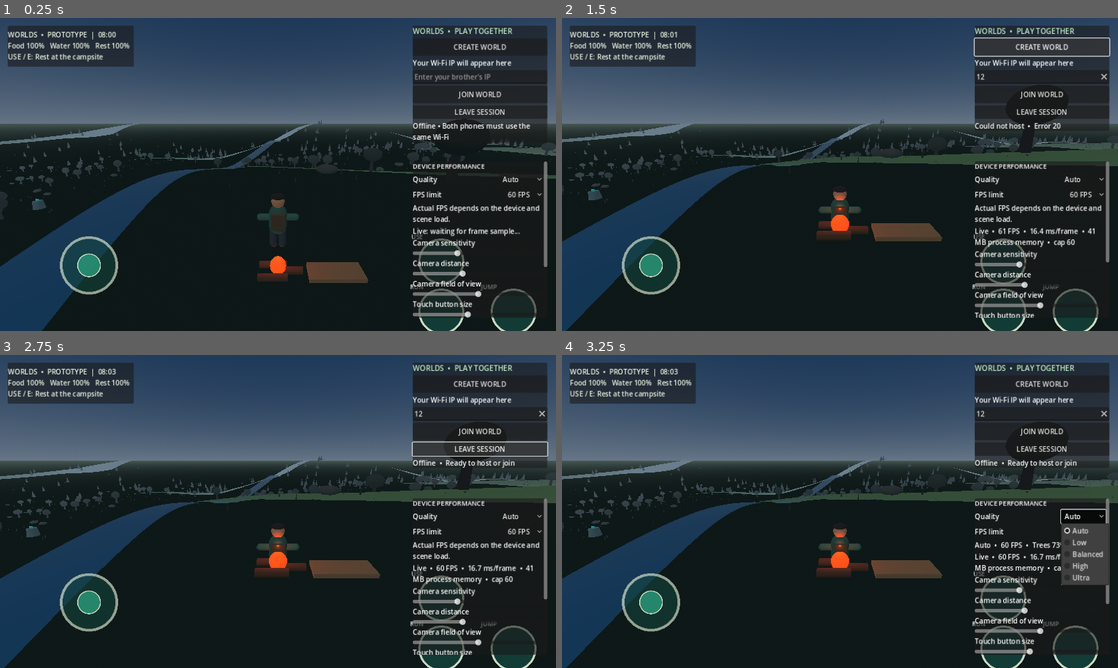
Above: before the commit, frames 1-4 (two rows, left to right).
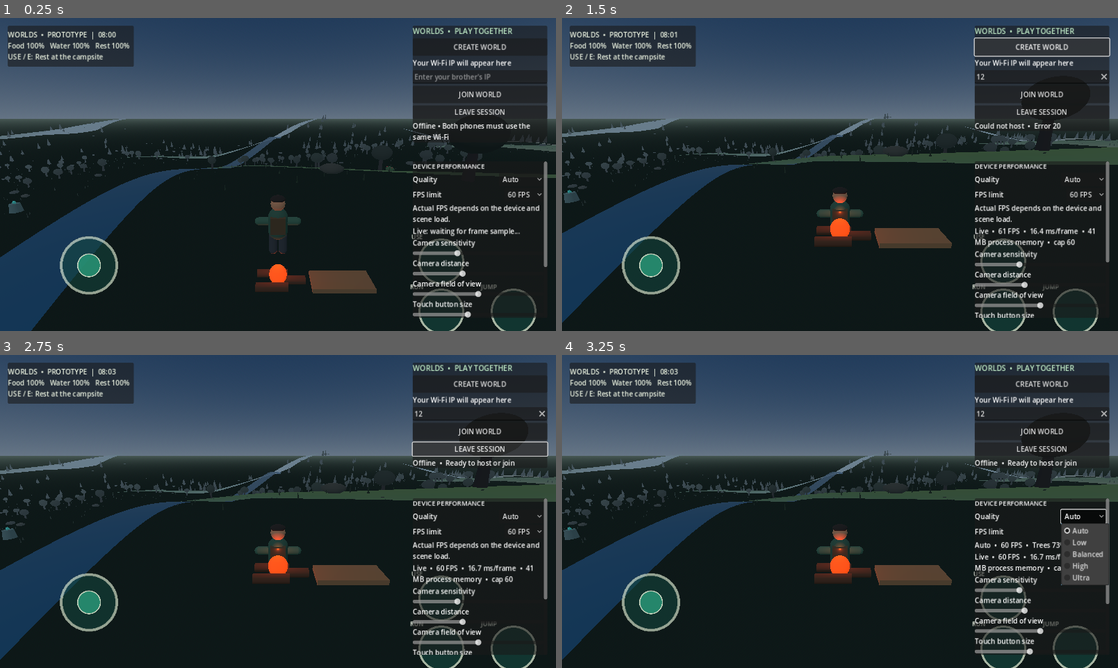
Above: after the commit, the same moments.

Repository: loayh523-lab/WORLDS
Game: Godot game, scene res://scenes/main.tscn
Same seed, same stepped clock (60 frames per second), same inputs: the game is played once before the commit and once after it.
Inputs (mouse positions are in pixels of both pictures, inside the frame that each line leads up to):
- Up to frame 1 (0.25 s): no input
- Up to frame 2 (1.5 s): click (1040, 77) at 0.52 s; type "12" at 0.6 s; click "CREATE WORLD" at 1.25 s
- Up to frame 3 (2.75 s): click "LEAVE SESSION" at 2 s
- Up to frame 4 (3.25 s): click "Auto" at 2.75 s

The runs differ from the first frame. In frame 1, 8.2% of the frame differs, in the area x 0-100%, y 30-100%; in frame 2, 8.2%; in frame 3, 8.2%; in frame 4, 8.3%, in the area x 0-100%, y 20-100%.

Commit message:
Persist and apply mobile camera and control settings consistently

Diff:
--- a/scripts/main.gd
+++ b/scripts/main.gd
@@ -86,6 +86,11 @@
 var settings_panel: PanelContainer
 var layout_status_label: Label
 var metrics_label: Label
+var camera_sensitivity_slider: HSlider
+var camera_distance_slider: HSlider
+var camera_fov_slider: HSlider
+var control_scale_slider: HSlider
+var button_opacity_slider: HSlider
 var metrics_refresh_timer := 0.0
 
 func _ready() -> void:
@@ -117,6 +122,11 @@
     _create_hud()
     print("WORLDS_STAGE hud")
     _load_game()
+    _on_camera_distance_changed(camera_distance)
+    _on_camera_fov_changed(camera_fov)
+    _on_button_opacity_changed(button_opacity)
+    _on_control_scale_changed(control_scale)
+    _sync_settings_sliders()
     _apply_quality_preset(0)
     Engine.max_fps = current_fps_target
     var command_args := OS.get_cmdline_user_args()
@@ -916,57 +926,57 @@
     var sensitivity_label := Label.new()
     sensitivity_label.text = "Camera sensitivity"
     column.add_child(sensitivity_label)
-    var sensitivity_slider := HSlider.new()
-    sensitivity_slider.min_value = 0.003
-    sensitivity_slider.max_value = 0.012
-    sensitivity_slider.step = 0.001
-    sensitivity_slider.value = camera_sensitivity
-    sensitivity_slider.value_changed.connect(_on_camera_sensitivity_changed)
-    column.add_child(sensitivity_slider)
+    camera_sensitivity_slider = HSlider.new()
+    camera_sensitivity_slider.min_value = 0.003
+    camera_sensitivity_slider.max_value = 0.012
+    camera_sensitivity_slider.step = 0.001
+    camera_sensitivity_slider.value = camera_sensitivity
+    camera_sensitivity_slider.value_changed.connect(_on_camera_sensitivity_changed)
+    column.add_child(camera_sensitivity_slider)
 
     var camera_distance_label := Label.new()
     camera_distance_label.text = "Camera distance"
     column.add_child(camera_distance_label)
-    var distance_slider := HSlider.new()
-    distance_slider.min_value = 4.0
-    distance_slider.max_value = 12.0
-    distance_slider.step = 0.5
-    distance_slider.value = camera_distance
-    distance_slider.value_changed.connect(_on_camera_distance_changed)
-    column.add_child(distance_slider)
+    camera_distance_slider = HSlider.new()
+    camera_distance_slider.min_value = 4.0
+    camera_distance_slider.max_value = 12.0
+    camera_distance_slider.step = 0.5
+    camera_distance_slider.value = camera_distance
+    camera_distance_slider.value_changed.connect(_on_camera_distance_changed)
+    column.add_child(camera_distance_slider)
 
     var fov_label := Label.new()
     fov_label.text = "Camera field of view"
     column.add_child(fov_label)
-    var fov_slider := HSlider.new()
-    fov_slider.min_value = 55.0
-    fov_slider.max_value = 85.0
-    fov_slider.step = 1.0
-    fov_slider.value = camera_fov
-    fov_slider.value_changed.connect(_on_camera_fov_changed)
-    column.add_child(fov_slider)
+    camera_fov_slider = HSlider.new()
+    camera_fov_slider.min_value = 55.0
+    camera_fov_slider.max_value = 85.0
+    camera_fov_slider.step = 1.0
+    camera_fov_slider.value = camera_fov
+    camera_fov_slider.value_changed.connect(_on_camera_fov_changed)
+    column.add_child(camera_fov_slider)
 
     var scale_label := Label.new()
     scale_label.text = "Touch button size"
     column.add_child(scale_label)
-    var scale_slider := HSlider.new()
-    scale_slider.min_value = 0.75
-    scale_slider.max_value = 1.35
-    scale_slider.step = 0.05
-    scale_slider.value = control_scale
-    scale_slider.value_changed.connect(_on_control_scale_changed)
-    column.add_child(scale_slider)
+    control_scale_slider = HSlider.new()
+    control_scale_slider.min_value = 0.75
+    control_scale_slider.max_value = 1.35
+    control_scale_slider.step = 0.05
+    control_scale_slider.value = control_scale
+    control_scale_slider.value_changed.connect(_on_control_scale_changed)
+    column.add_child(control_scale_slider)
 
     var opacity_label := Label.new()
     opacity_label.text = "Touch button opacity"
     column.add_child(opacity_label)
-    var opacity_slider := HSlider.new()
-    opacity_slider.min_value = 0.4
-    opacity_slider.max_value = 1.0
-    opacity_slider.step = 0.05
-    opacity_slider.value = button_opacity
-    opacity_slider.value_changed.connect(_on_button_opacity_changed)
-    column.add_child(opacity_slider)
+    button_opacity_slider = HSlider.new()
+    button_opacity_slider.min_value = 0.4
+    button_opacity_slider.max_value = 1.0
+    button_opacity_slider.step = 0.05
+    button_opacity_slider.value = button_opacity
+    button_opacity_slider.value_changed.connect(_on_button_opacity_changed)
+    column.add_child(button_opacity_slider)
 
     var layout_button := Button.new()
     layout_button.text = "EDIT TOUCH BUTTONS"
@@ -990,6 +1000,18 @@
 
 func _on_camera_sensitivity_changed(value: float) -> void:
     camera_sensitivity = clampf(value, 0.003, 0.012)
+
+func _sync_settings_sliders() -> void:
+    if camera_sensitivity_slider:
+        camera_sensitivity_slider.value = camera_sensitivity
+    if camera_distance_slider:
+        camera_distance_slider.value = camera_distance
+    if camera_fov_slider:
+        camera_fov_slider.value = camera_fov
+    if control_scale_slider:
+        control_scale_slider.value = control_scale
+    if button_opacity_slider:
+        button_opacity_slider.value = button_opacity
 
 func _on_camera_distance_changed(value: float) -> void:
     camera_distance = clampf(value, 4.0, 12.0)
@@ -1081,9 +1103,9 @@
     if pointer_position.x < screen_size.x * 0.40:
         return
 
-    camera_pivot.rotation.y -= relative.x * CAMERA_DRAG_SENSITIVITY
+    camera_pivot.rotation.y -= relative.x * camera_sensitivity
     camera.rotation.x = clamp(
-        camera.rotation.x - relative.y * CAMERA_DRAG_SENSITIVITY,
+        camera.rotation.x - relative.y * camera_sensitivity,
         deg_to_rad(-38.0),
         deg_to_rad(-5.0)
     )
